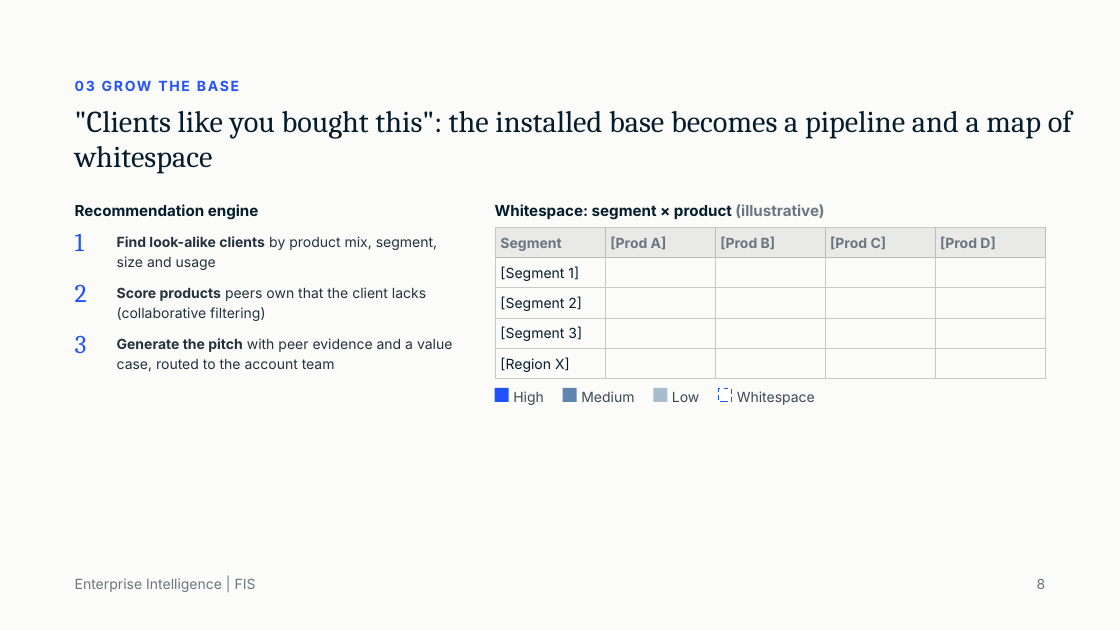
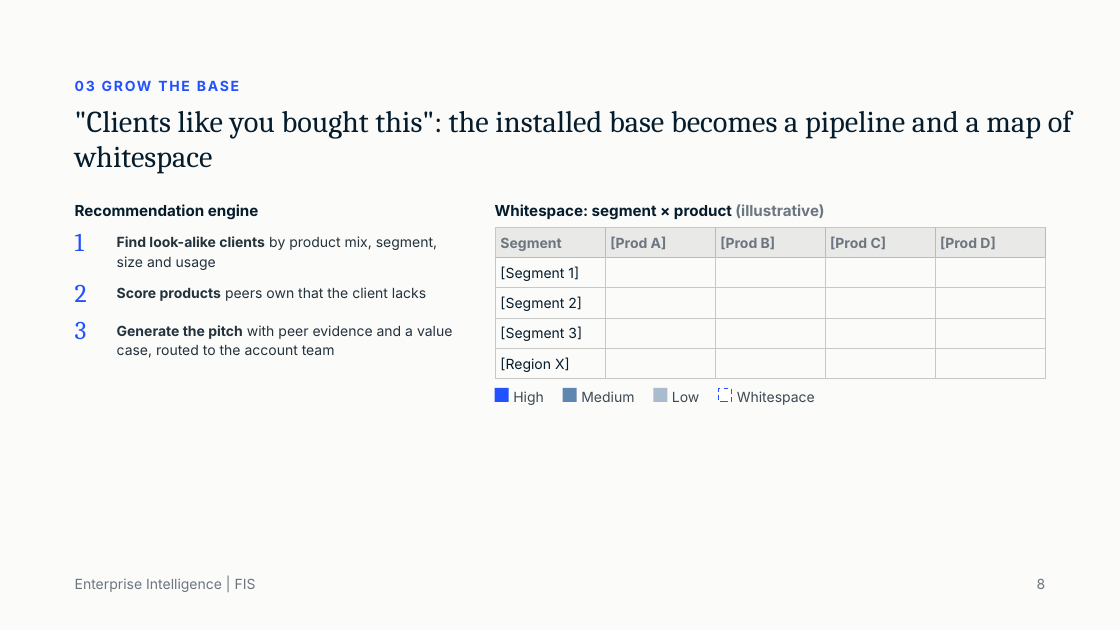
Before and after one commit to singhpawan/craigdeals, a slide deck: slide 9 of Enterprise Intelligence From Aggregated to Orchestrated.pptx (slide 8 before the commit). Drawn at 1120x630 pixels with LibreOffice and Linux fonts; fonts in the diff are those of the drawing. Boxes give left, top, right and bottom in pixels: in the first picture for what was removed or moved away, otherwise in the second. Text is boxed around its words. In the diff, an @@ line names an element or a change of style, - is before the commit and + after.

```diff
--- a/Enterprise Intelligence From Aggregated to Orchestrated.pptx
+++ b/Enterprise Intelligence From Aggregated to Orchestrated.pptx
@@ text at (x1=117, y1=287, x2=426, y2=301): text changed @@
-Score products peers own that the client lacks (collaborative filtering)
+Score products peers own that the client lacks
@@ text "3" moved from (x1=75, y1=335, x2=87, y2=353) to (x1=75, y1=321, x2=87, y2=339) @@
@@ text "Generate the pitch with peer ..." moved from (x1=117, y1=338, x2=452, y2=372) to (x1=117, y1=325, x2=452, y2=358) @@
```
Also in this commit, not shown: 12 other slides changed, 9 slides added, 3 slides removed, 2 other files.
